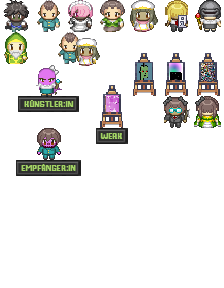
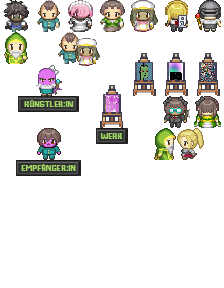
Before/after of a 224px x 288px layered artwork. What changed in the layer stack:
added layer "Layer 37" above "Avatar 13" over box(177, 128, 204, 160)
added layer "Avatar 13" above "Layer 36" over box(154, 128, 176, 160)
painted on "Layer 36" over box(44, 142, 54, 147)
